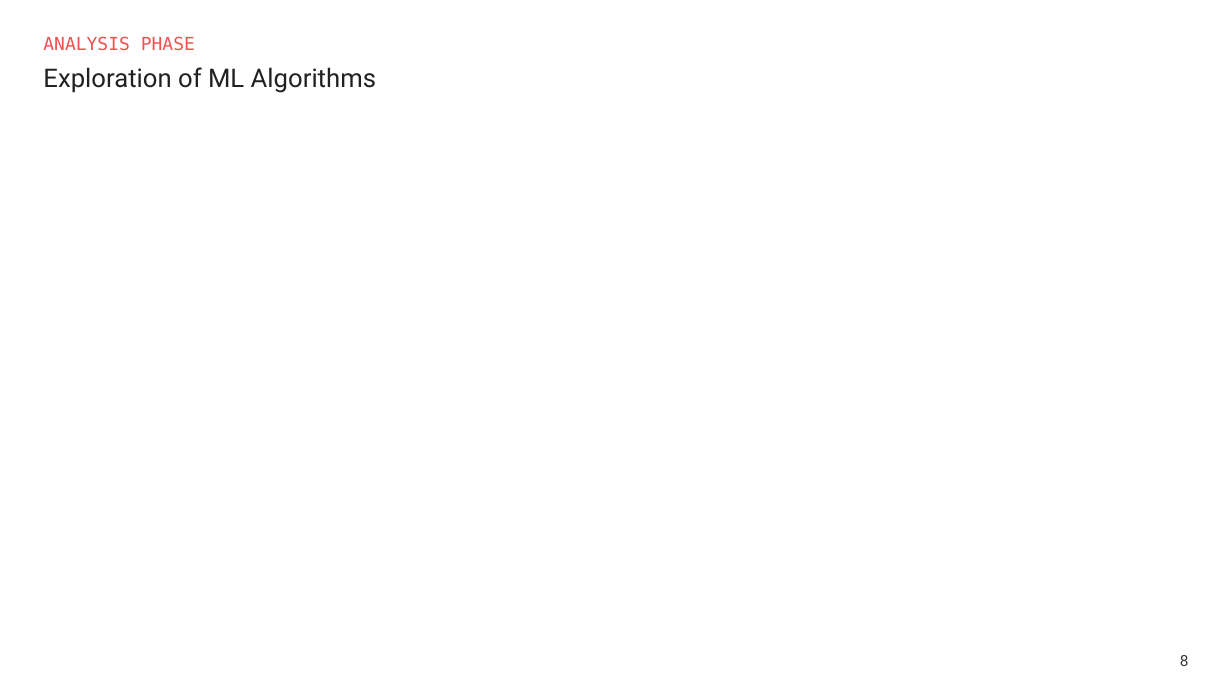
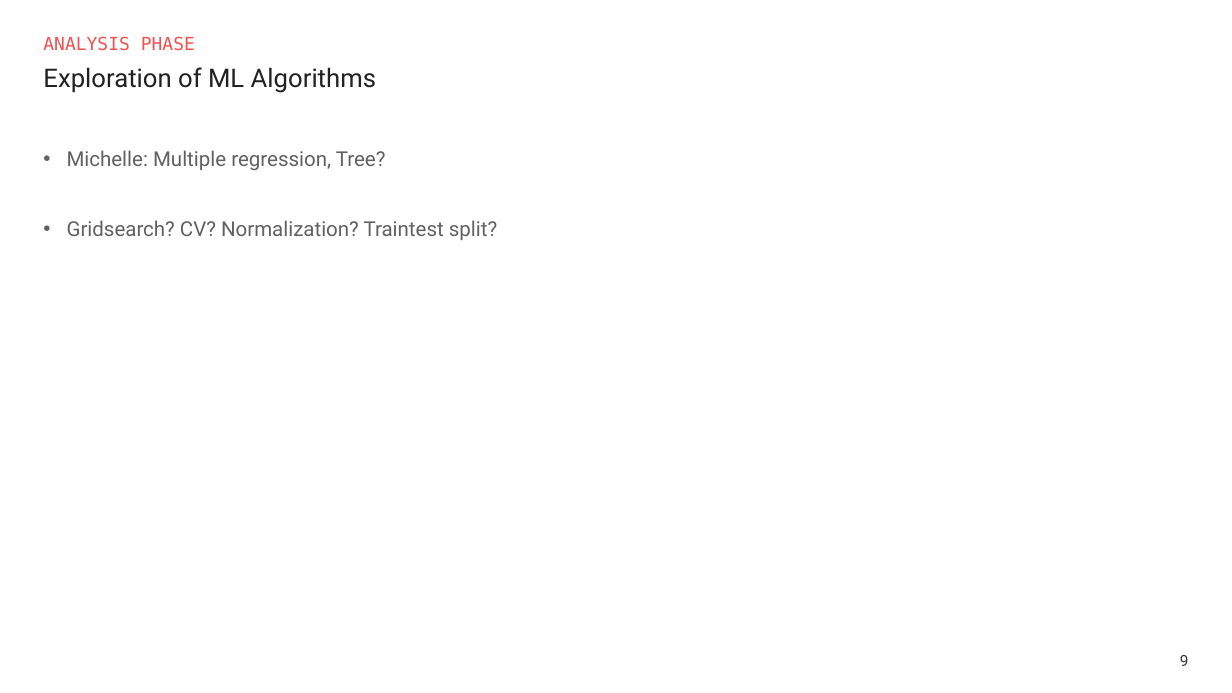
Before and after one commit to AlexGalczak/ML-Ames, a slide deck: slide 9 of ppt/ML-Ames.pptx (slide 8 before the commit). Drawn at 1232x693 pixels with LibreOffice and Linux fonts; fonts in the diff are those of the drawing. Boxes give left, top, right and bottom in pixels: in the first picture for what was removed or moved away, otherwise in the second. Text is boxed around its words. In the diff, an @@ line names an element or a change of style, - is before the commit and + after.

```diff
--- a/ppt/ML-Ames.pptx
+++ b/ppt/ML-Ames.pptx
@@ text added at (67,150,497,240), 16 pt, text #616161 @@
+• Michelle: Multiple regression, Tree?
+• Gridsearch? CV? Normalization? Traintest split?
@@ page number at (1180,655,1189,666): text changed @@
-8
+9
```
Also in this commit, not shown: 8 other slides changed, 1 slide added, 2 other files.
